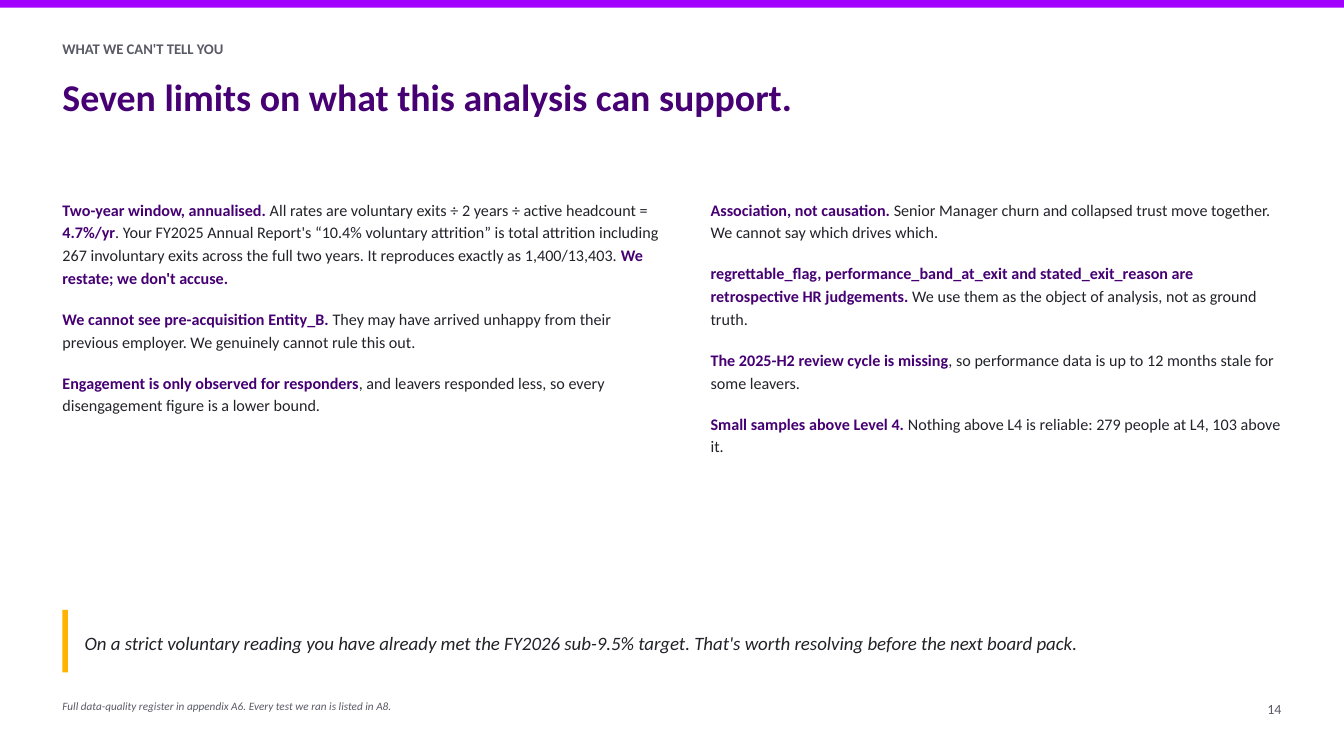
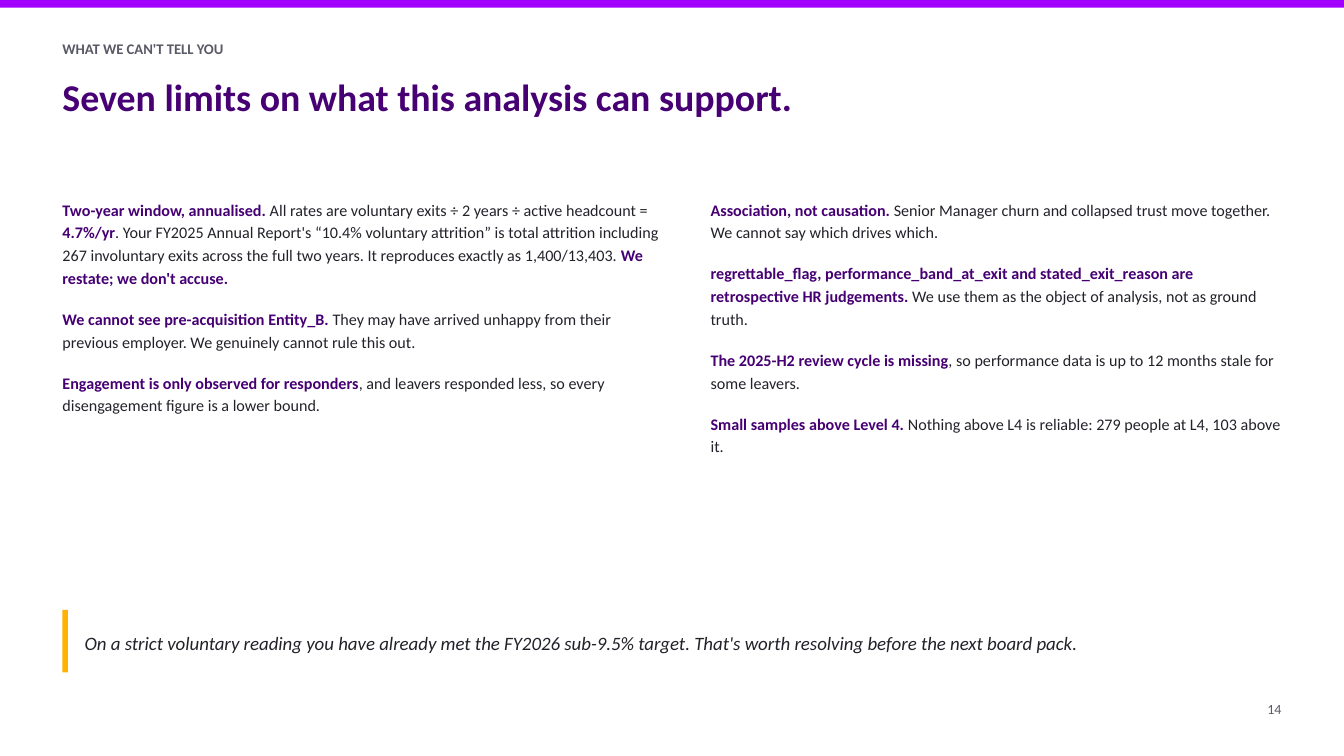
Before and after one commit to athxrva21/subaa_datathon, a slide deck: slide 14 of deck/NovaCorp_deck.pptx. Drawn at 1344x756 pixels with LibreOffice and Linux fonts; fonts in the diff are those of the drawing. Boxes give left, top, right and bottom in pixels: in the first picture for what was removed or moved away, otherwise in the second. Text is boxed around its words. In the diff, an @@ line names an element or a change of style, - is before the commit and + after.

```diff
--- a/deck/NovaCorp_deck.pptx
+++ b/deck/NovaCorp_deck.pptx
@@ text removed at (62,702,391,712) @@
-Full data-quality register in appendix A6. Every test we ran is listed in A8.
```
Also in this commit, not shown: 14 other slides changed, 3 other files.
